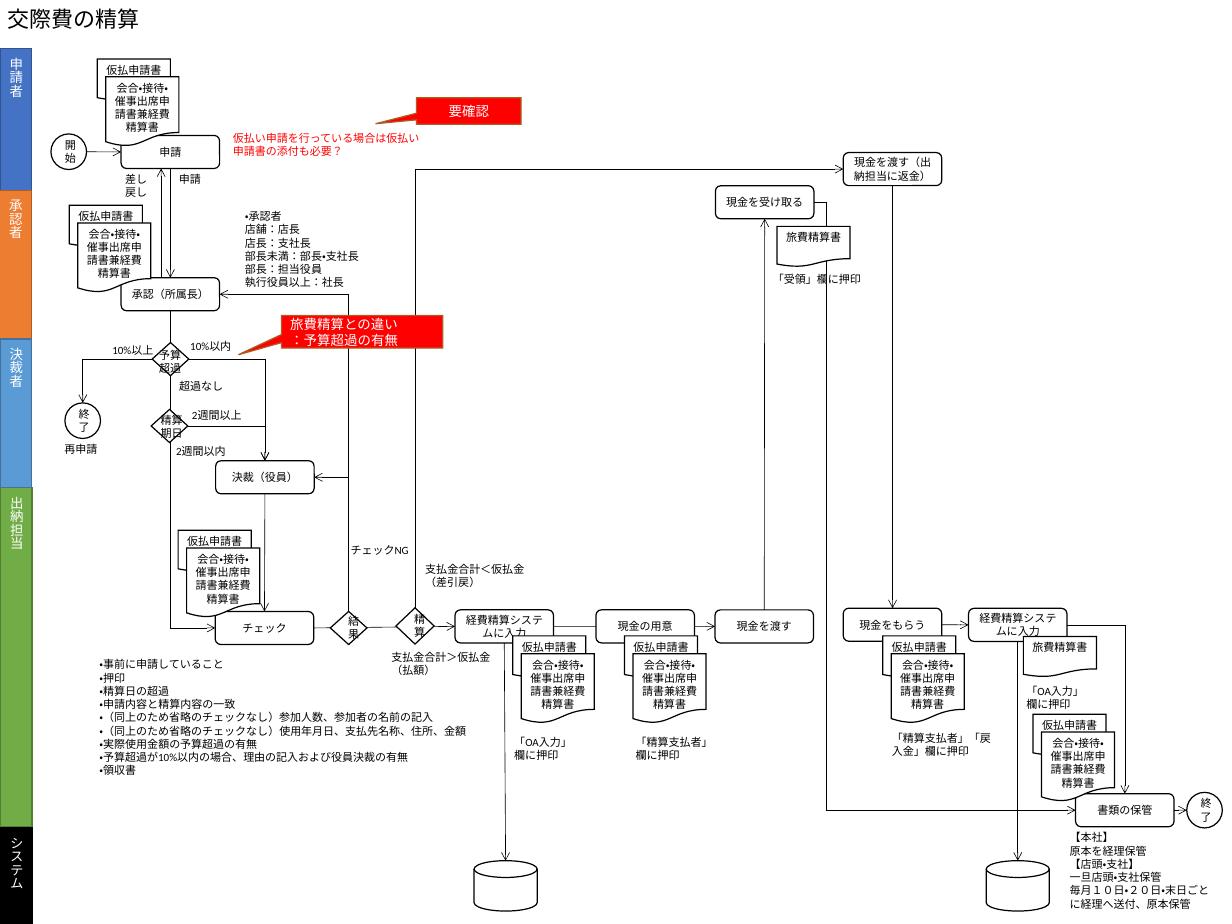
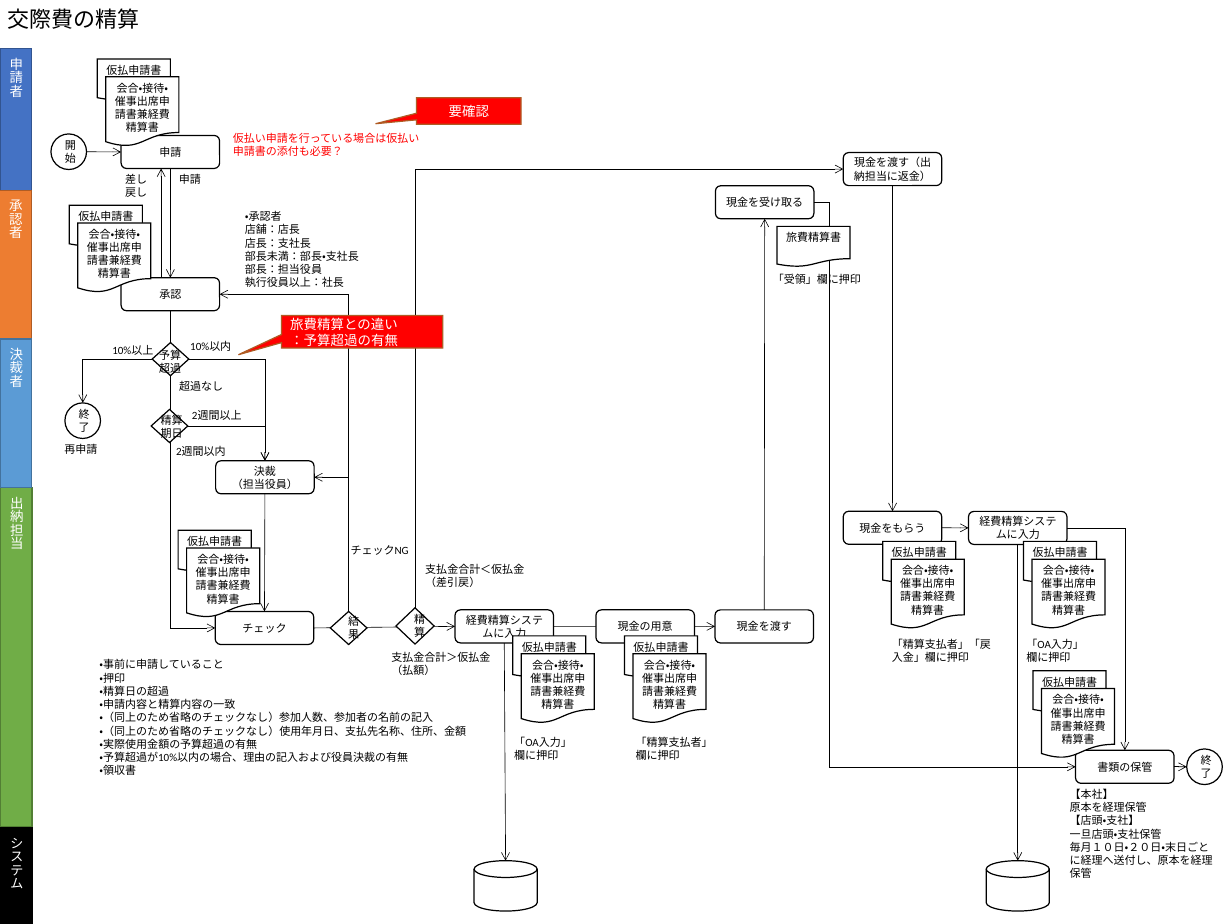
Before and after one commit to hide775533/vba_addin, a slide deck: slide 8 of xxx.pptx. Drawn at 1232x924 pixels with LibreOffice and Linux fonts; fonts in the diff are those of the drawing. Boxes give left, top, right and bottom in pixels: in the first picture for what was removed or moved away, otherwise in the second. Text is boxed around its words. In the diff, an @@ line names an element or a change of style, - is before the commit and + after.

```diff
--- a/xxx.pptx
+++ b/xxx.pptx
@@ elbow arrow moved from (814, 202) - (1075, 810) to (814, 202) - (1075, 766) @@
@@ arrow moved from (892, 186) - (892, 608) to (892, 186) - (892, 511) @@
@@ text in rounded rectangle at <box>159,289,181,299</box>: text changed @@
-承認（所属長）
+承認
@@ text in rounded rectangle at <box>232,466,298,489</box>: text changed @@
-決裁（役員）
+決裁
+（担当役員）
@@ 2 flow chart documents, 2 rounded rectangles, 1 text, 1 arrow: place and size @@
-2 flow chart documents, 2 rounded rectangles, 1 text, 1 arrow at <box>843,608,1067,756</box>
+2 flow chart documents, 2 rounded rectangles, 1 text, 1 arrow at <box>843,511,1067,662</box>
@@ elbow arrow moved from (1067, 625) - (1125, 794) to (1067, 528) - (1125, 751) @@
@@ arrow moved from (1018, 642) - (1018, 861) to (1018, 545) - (1018, 861) @@
@@ flow chart document added at <box>1023,541,1096,583</box>, fill #FFFFFF, outline #000000 1 pt, 9 pt, text #000000 @@
+仮払申請書
@@ flow chart document added at <box>1032,559,1105,628</box>, fill #FFFFFF, outline #000000 1 pt, 9 pt, text #000000 @@
+会合・接待・催事出席申請書兼経費精算書
@@ flow chart document removed at <box>1023,636,1096,677</box> @@
-旅費精算書
@@ 2 flow chart documents, 1 ellipse, 1 rounded rectangle, 1 text, 1 arrow: place and size @@
-2 flow chart documents, 1 ellipse, 1 rounded rectangle, 1 text, 1 arrow at <box>1026,685,1222,827</box>
+2 flow chart documents, 1 ellipse, 1 rounded rectangle, 1 text, 1 arrow at <box>1026,638,1222,784</box>
@@ text "【本社】": place and size @@
-text "【本社】" at <box>1070,831,1210,909</box>
+text "【本社】" at <box>1070,788,1213,878</box>
@@ text at <box>1070,841,1213,878</box>: text changed @@
-毎月１０日・２０日・末日ごとに経理へ送付、原本保管
+毎月１０日・２０日・末日ごとに経理へ送付し、原本を経理保管
```
Also in this commit, not shown: 7 other slides changed, 2 slides added.
